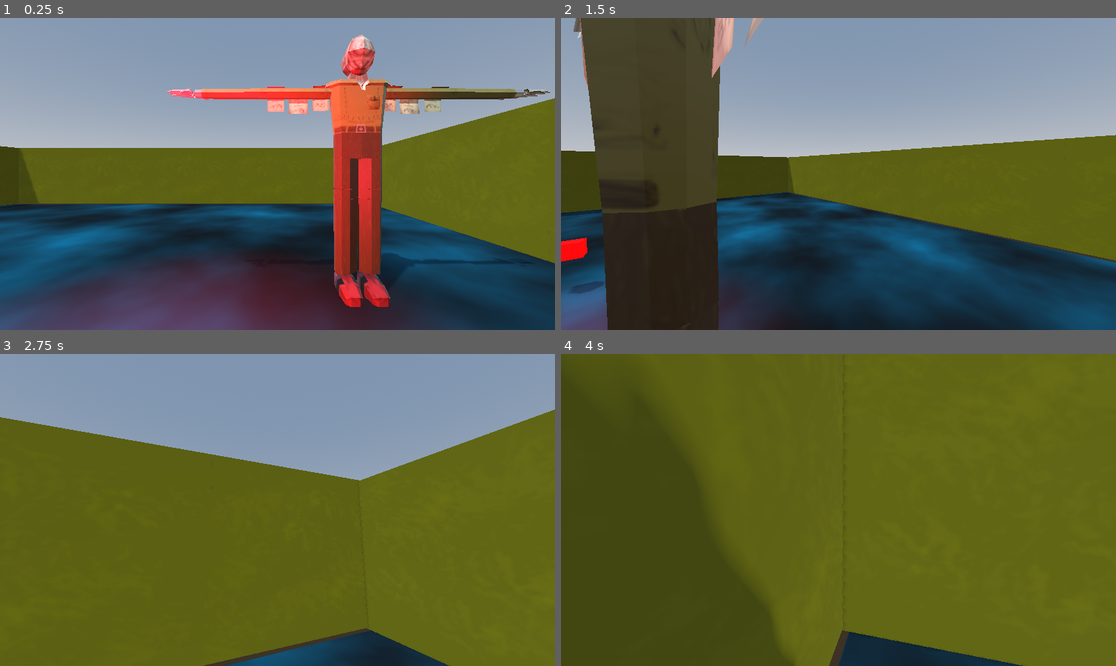
Above: before the commit, frames 1-4 (two rows, left to right).
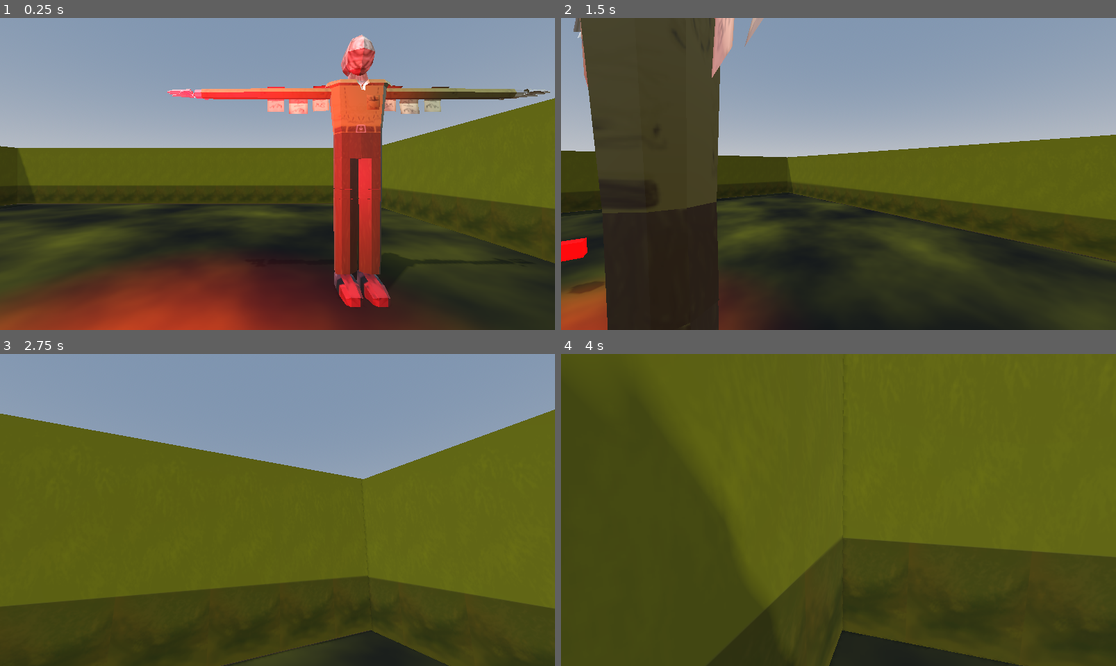
Above: after the commit, the same moments.

Repository: uniqueusername/burning-paper
Game: Godot game, scene res://world.tscn
The game is run twice, just before and just after one commit, with the same random seed, the same clock (stepped at 60 frames per second) and the same inputs.
Inputs (mouse positions are in pixels of both pictures, inside the frame that each line leads up to):
- Up to frame 1 (0.25 s): no input
- Up to frame 2 (1.5 s): tap Enter at 0.5 s; move the mouse to (866, 174) at 0.52 s; hold W (forward) from 0.53 s (still down); tap Space (jump) at 0.77 s; move the mouse to (810, 174) at 1.27 s
- Up to frame 3 (2.75 s): keep holding W (forward); tap Space (jump) at 1.52 s; move the mouse to (288, 503) at 2.02 s
- Up to frame 4 (4 s): keep holding W (forward); move the mouse to (832, 516) at 2.77 s; tap Space (jump) at 3.02, 3.77 s; move the mouse to (877, 513) at 3.52 s

The runs differ from the first frame. In frame 1, 35% of the frame differs, in the area x 0-100%, y 42-100%; in frame 2, 29%; in frame 3, 24%; in frame 4, 22%.

Commit message:
all walls textured properly
proper tiling

Diff:
--- /dev/null
+++ b/assets/wptrim.tres
@@ -0,0 +1,7 @@
+[gd_resource type="StandardMaterial3D" load_steps=2 format=3 uid="uid://cko4i7hic6x82"]
+
+[ext_resource type="Texture2D" uid="uid://c8vg2odvxpr4c" path="res://assets/wallsegment3x1.png" id="1_j8kwm"]
+
+[resource]
+albedo_texture = ExtResource("1_j8kwm")
+uv1_scale = Vector3(20, 1, 1)
--- a/world.tscn
+++ b/world.tscn
@@ -3,8 +3,8 @@
 [ext_resource type="PackedScene" uid="uid://cycfgh6uhnl1h" path="res://objects/player/player.tscn" id="1_45cb1"]
 [ext_resource type="PackedScene" uid="uid://b2b0kp0wya7bg" path="res://objects/terminal/terminal.tscn" id="2_w04rm"]
 [ext_resource type="PackedScene" uid="uid://b6wmtme8ljnoy" path="res://assets/tposetaxman.glb" id="3_4e7fg"]
+[ext_resource type="Material" uid="uid://cko4i7hic6x82" path="res://assets/wptrim.tres" id="3_4k8rv"]
 [ext_resource type="PackedScene" uid="uid://df0mesj8xgr4m" path="res://assets/wallsegment3x3.glb" id="3_j36ih"]
-[ext_resource type="Material" uid="uid://dsabv2dmewhll" path="res://assets/wpnotrim.tres" id="3_ti2r8"]
 
 [sub_resource type="ProceduralSkyMaterial" id="ProceduralSkyMaterial_tobbq"]
 sky_horizon_color = Color(0.647059, 0.654902, 0.670588, 1)
@@ -29,7 +29,7 @@
 noise = SubResource("FastNoiseLite_pxbw4")
 
 [sub_resource type="StandardMaterial3D" id="StandardMaterial3D_e776h"]
-albedo_color = Color(0.0156863, 0.392157, 0.482353, 1)
+albedo_color = Color(0.352941, 0.337255, 0.0431373, 1)
 albedo_texture = SubResource("NoiseTexture2D_7l7q8")
 
 [node name="world" type="Node3D"]
@@ -60,26 +60,26 @@
 [node name="walls" type="Node3D" parent="."]
 
 [node name="back wall" type="CSGBox3D" parent="walls"]
-transform = Transform3D(21.275, 0, 0, 0, 1, 0, 0, 0, 1, -0.463905, 1.52565, 8.98264)
-material_override = ExtResource("3_ti2r8")
+transform = Transform3D(-21.275, -8.74228e-08, 0, 1.85992e-06, -1, 0, 0, 0, 1, -0.463905, 1.52565, 8.98264)
+material_override = ExtResource("3_4k8rv")
 use_collision = true
 size = Vector3(1, 3, 1)
 
 [node name="CSGBox3D3" type="CSGBox3D" parent="walls"]
-transform = Transform3D(21.275, 0, 0, 0, 1, 0, 0, 0, 1, -0.36, 1.526, -10.017)
-material_override = ExtResource("3_ti2r8")
+transform = Transform3D(21.275, 0, 0, 0, 1, 0, 0, 0, 1, -0.36, 1.526, -9.92064)
+material_override = ExtResource("3_4k8rv")
 use_collision = true
 size = Vector3(1, 3, 1)
 
 [node name="CSGBox3D4" type="CSGBox3D" parent="walls"]
 transform = Transform3D(-9.2996e-07, -1.74846e-07, 1, 0, 1, 1.74846e-07, -21.275, 7.64274e-15, -4.37114e-08, -10.464, 1.526, -0.429)
-material_override = ExtResource("3_ti2r8")
+material_override = ExtResource("3_4k8rv")
 use_collision = true
 size = Vector3(0.850708, 3, 1)
 
 [node name="CSGBox3D5" type="CSGBox3D" parent="walls"]
-transform = Transform3D(-9.2996e-07, -1.74846e-07, 1, 0, 1, 1.74846e-07, -21.275, 7.64274e-15, -4.37114e-08, 9.53609, 1.5005, -0.547432)
-material_override = ExtResource("3_ti2r8")
+transform = Transform3D(9.2996e-07, 3.82137e-15, 1, 1.85992e-06, -1, 0, 21.275, 8.74228e-08, -4.37114e-08, 9.53609, 1.5005, -0.547432)
+material_override = ExtResource("3_4k8rv")
 use_collision = true
 size = Vector3(0.861816, 3, 1)
 
Not shown, added: assets/wallsegment3x1.png.import
